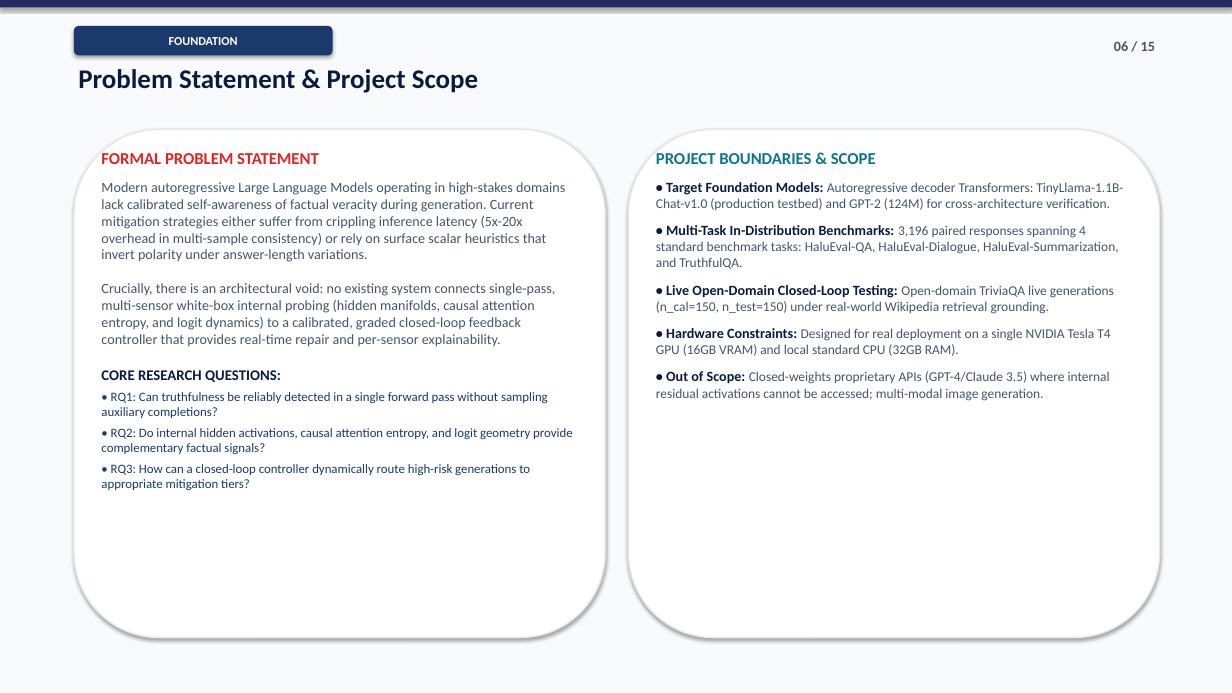
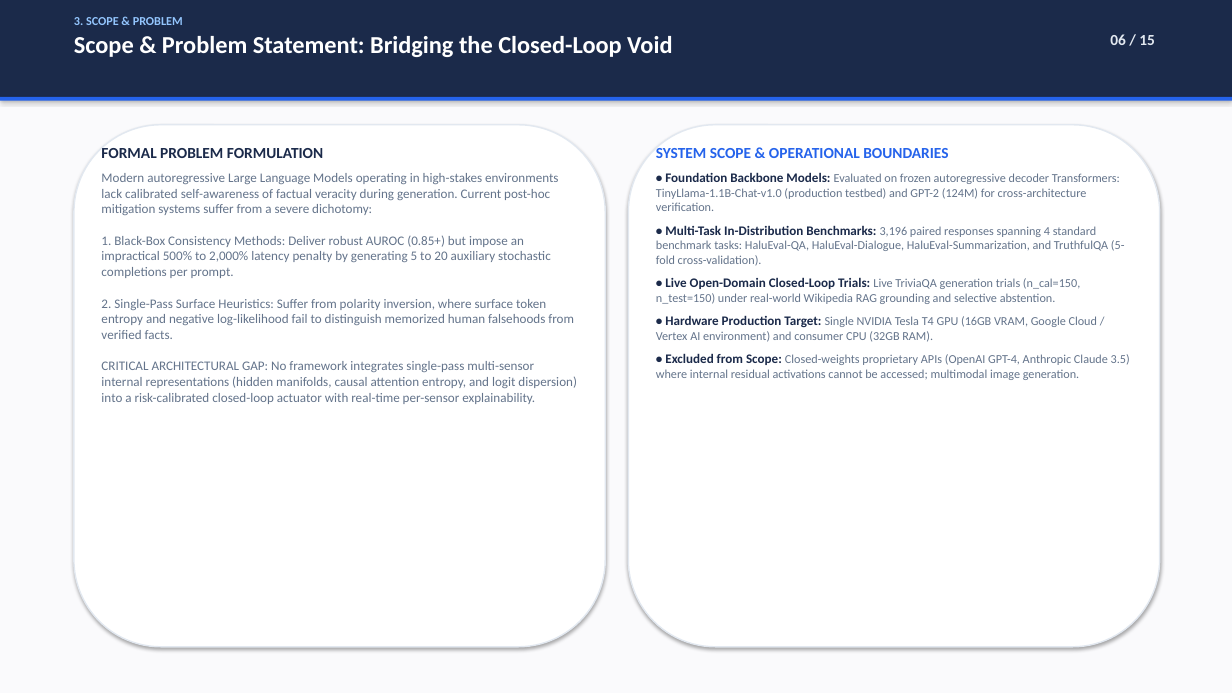
Before and after one commit to yogeshravi19/trueguard, a slide deck: slide 6 of CAPSTONE/FINAL_PRESENTATION.pptx. Drawn at 1232x693 pixels with LibreOffice and Linux fonts; fonts in the diff are those of the drawing. Boxes give left, top, right and bottom in pixels: in the first picture for what was removed or moved away, otherwise in the second. Text is boxed around its words. In the diff, an @@ line names an element or a change of style, - is before the commit and + after.

```diff
--- a/CAPSTONE/FINAL_PRESENTATION.pptx
+++ b/CAPSTONE/FINAL_PRESENTATION.pptx
@@ rectangle at (0,0,1232,693): fill #F8FAFC to #FAFAFC @@
@@ rectangle: place and size @@
-rectangle at (0,0,1232,7)
+rectangle at (0,0,1232,97)
@@ rectangle at (0,0,1232,97): fill #242C5F to #1B2A4A @@
@@ text at (74,17,672,57): text changed; size 21 to 19 pt; text colour #0B1B3D to #FFFFFF @@
-Problem Statement & Project Scope
+3. SCOPE & PROBLEM
+Scope & Problem Statement: Bridging the Closed-Loop Void
@@ rounded rectangle removed at (74,26,333,55) @@
-FOUNDATION
@@ text "06 / 15" at (1110,34,1155,45): size 11 to 12 pt, text colour #475569 to #E2E8F0 @@
@@ rectangle added at (0,97,1232,101), fill #2563EB @@
@@ rounded rectangle: place and size @@
-rounded rectangle at (74,129,605,638)
+rounded rectangle at (74,125,605,647)
@@ rounded rectangle at (74,125,605,647): outline #E2E8F0 1.2 pt to #E2E8F0 1.1 pt @@
@@ text at (101,148,577,404): text changed; size 11 to 10.2 pt; text colour #475569 to #64748B @@
-FORMAL PROBLEM STATEMENT
-Modern autoregressive Large Language Models operating in high-stakes domains lack calibrated self-awareness of factual veracity during generation. Current mitigation strategies either suffer from crippling inference latency (5x-20x overhead in multi-sample consistency) or rely on surface scalar heuristics that invert polarity under answer-length variations.
-Crucially, there is an architectural void: no existing system connects single-pass, multi-sensor white-box internal probing (hidden manifolds, causal attention entropy, and logit dynamics) to a calibrated, graded closed-loop feedback controller that provides real-time repair and per-sensor explainability.
-CORE RESEARCH QUESTIONS:
-• RQ1: Can truthfulness be reliably detected in a single forward pass without sampling auxiliary completions?
-• RQ2: Do internal hidden activations, causal attention entropy, and logit geometry provide complementary factual signals?
-• RQ3: How can a closed-loop controller dynamically route high-risk generations to appropriate mitigation tiers?
+FORMAL PROBLEM FORMULATION
+Modern autoregressive Large Language Models operating in high-stakes environments lack calibrated self-awareness of factual veracity during generation. Current post-hoc mitigation systems suffer from a severe dichotomy:
+1. Black-Box Consistency Methods: Deliver robust AUROC (0.85+) but impose an impractical 500% to 2,000% latency penalty by generating 5 to 20 auxiliary stochastic completions per prompt.
+2. Single-Pass Surface Heuristics: Suffer from polarity inversion, where surface token entropy and negative log-likelihood fail to distinguish memorized human falsehoods from verified facts.
+CRITICAL ARCHITECTURAL GAP: No framework integrates single-pass multi-sensor internal representations (hidden manifolds, causal attention entropy, and logit dispersion) into a risk-calibrated closed-loop actuator with real-time per-sensor explainability.
@@ rounded rectangle at (628,125,1160,647): outline #E2E8F0 1.2 pt to #E2E8F0 1.1 pt @@
@@ rounded rectangle: place and size @@
-rounded rectangle at (628,129,1160,638)
+rounded rectangle at (628,125,1160,647)
@@ text at (656,148,1130,380): text changed; size 10.5 to 9.5 pt; text colour #475569 to #64748B @@
-PROJECT BOUNDARIES & SCOPE
-• Target Foundation Models: Autoregressive decoder Transformers: TinyLlama-1.1B-Chat-v1.0 (production testbed) and GPT-2 (124M) for cross-architecture verification.
-• Multi-Task In-Distribution Benchmarks: 3,196 paired responses spanning 4 standard benchmark tasks: HaluEval-QA, HaluEval-Dialogue, HaluEval-Summarization, and TruthfulQA.
-• Live Open-Domain Closed-Loop Testing: Open-domain TriviaQA live generations (n_cal=150, n_test=150) under real-world Wikipedia retrieval grounding.
-• Hardware Constraints: Designed for real deployment on a single NVIDIA Tesla T4 GPU (16GB VRAM) and local standard CPU (32GB RAM).
-• Out of Scope: Closed-weights proprietary APIs (GPT-4/Claude 3.5) where internal residual activations cannot be accessed; multi-modal image generation.
+SYSTEM SCOPE & OPERATIONAL BOUNDARIES
+• Foundation Backbone Models: Evaluated on frozen autoregressive decoder Transformers: TinyLlama-1.1B-Chat-v1.0 (production testbed) and GPT-2 (124M) for cross-architecture verification.
+• Multi-Task In-Distribution Benchmarks: 3,196 paired responses spanning 4 standard benchmark tasks: HaluEval-QA, HaluEval-Dialogue, HaluEval-Summarization, and TruthfulQA (5-fold cross-validation).
+• Live Open-Domain Closed-Loop Trials: Live TriviaQA generation trials (n_cal=150, n_test=150) under real-world Wikipedia RAG grounding and selective abstention.
+• Hardware Production Target: Single NVIDIA Tesla T4 GPU (16GB VRAM, Google Cloud / Vertex AI environment) and consumer CPU (32GB RAM).
+• Excluded from Scope: Closed-weights proprietary APIs (OpenAI GPT-4, Anthropic Claude 3.5) where internal residual activations cannot be accessed; multimodal image generation.
```
Also in this commit, not shown: 14 other slides changed, 6 other files.
